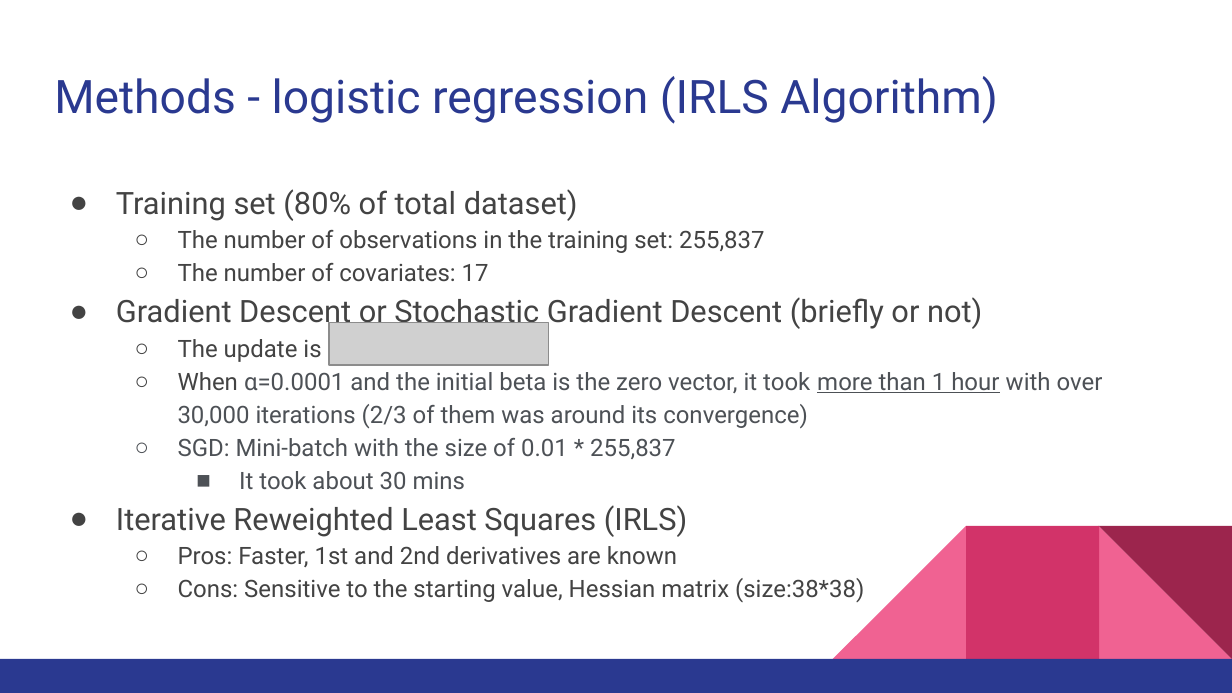
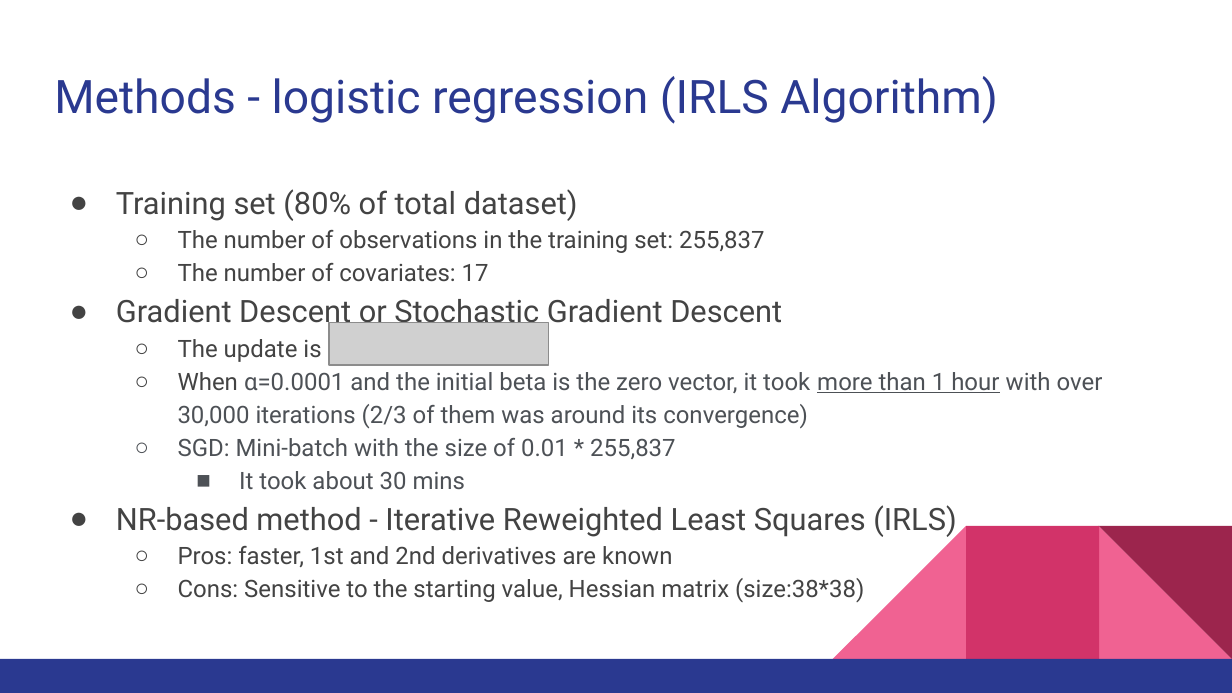
Before and after one commit to eunchong0204/bios735_group2, a slide deck: slide 14 of reports/Presentations/BIOS735_Group2_Presentation(4_27).pptx (slide 16 before the commit). Drawn at 1232x693 pixels with LibreOffice and Linux fonts; fonts in the diff are those of the drawing; grey boxes stand for pictures. Boxes give left, top, right and bottom in pixels: in the first picture for what was removed or moved away, otherwise in the second. Text is boxed around its words. In the diff, an @@ line names an element or a change of style, - is before the commit and + after.

```diff
--- a/reports/Presentations/BIOS735_Group2_Presentation(4_27).pptx
+++ b/reports/Presentations/BIOS735_Group2_Presentation(4_27).pptx
@@ text at [116, 299, 782, 331]: text changed @@
-● Gradient Descent or Stochastic Gradient Descent (briefly or not)
+● Gradient Descent or Stochastic Gradient Descent
@@ text at [116, 505, 956, 567]: text changed; size 14 to 18 pt @@
-● Iterative Reweighted Least Squares (IRLS)
-  ○ Pros: Faster, 1st and 2nd derivatives are known
+● NR-based method - Iterative Reweighted Least Squares (IRLS)
+  ○ Pros: faster, 1st and 2nd derivatives are known
```
Also in this commit, not shown: 12 other slides changed, 3 slides added, 3 slides removed, 2 other files.
